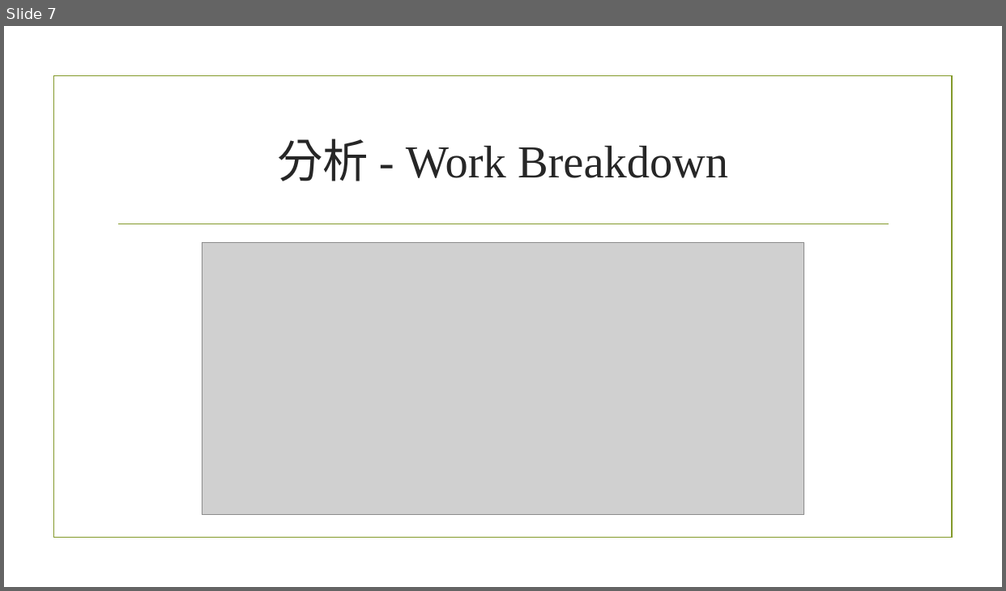
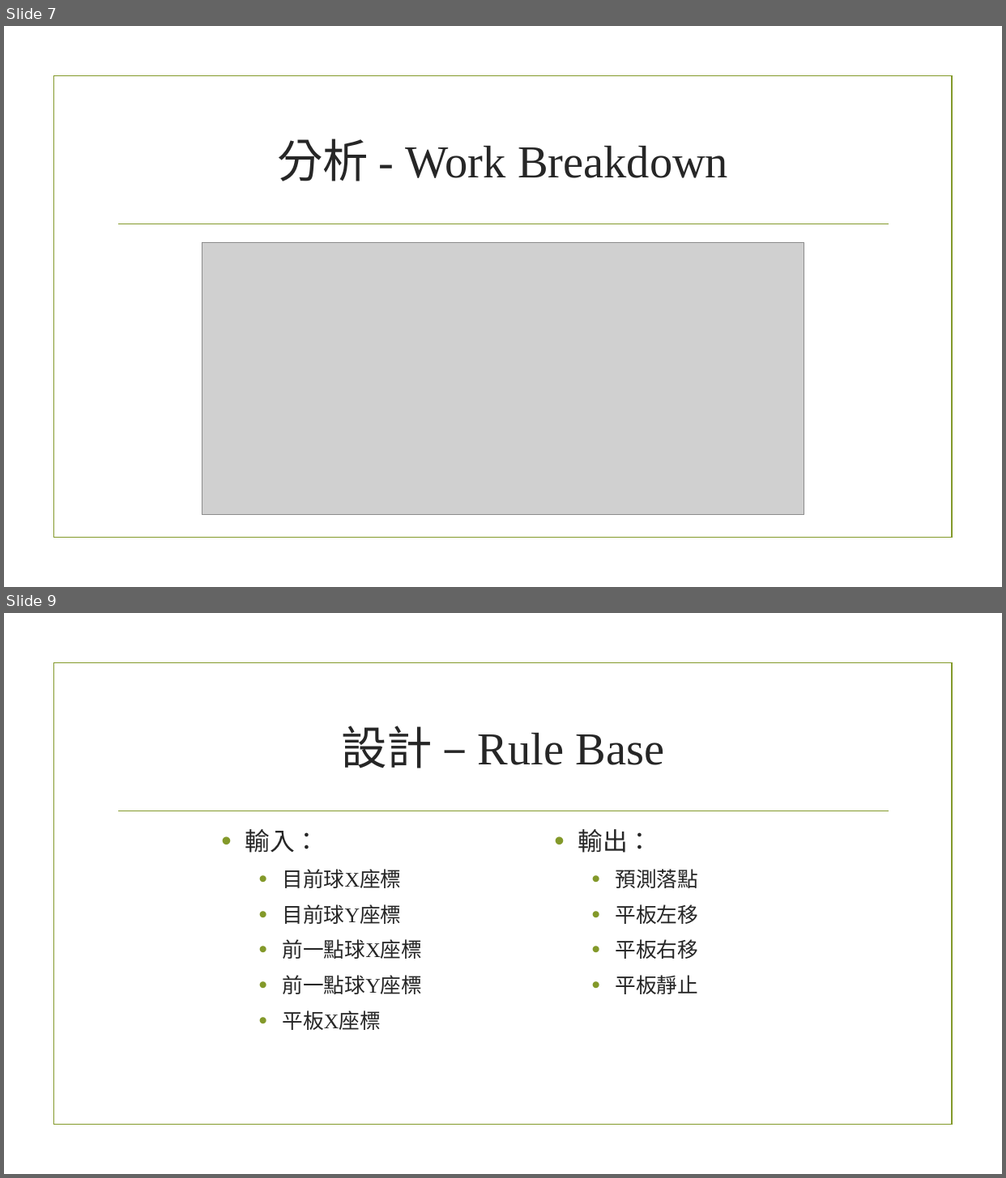
Before and after one commit to ErEcheLon/Mechine-Learning, a slide deck: Hw6/ML_PingPong.pptx. Shown one above the other, each under a label of ours: slide 7 before the commit, slides 7 and 9 after it; the slides between them are not shown. The pictures are 1006x591 and 1006x1178 pixels, drawn with LibreOffice and Linux fonts; fonts in the diff are those of the drawing; grey boxes stand for pictures; background and template pictures are left out. Boxes give left, top, right and bottom in pixels: in the first picture for what was removed or moved away, otherwise in the second. Text is boxed around its words. In the diff, an @@ line names an element or a change of style, - is before the commit and + after.

```diff
--- a/Hw6/ML_PingPong.pptx
+++ b/Hw6/ML_PingPong.pptx
@@ slide 9 added at (4,613,1002,1174), background picture (left out); not listed: 2 template elements that a slide beside it also shows @@
@@ title added at (341,726,665,769), 44 pt, text #262626 @@
+設計 – Rule Base
@@ text added at (245,829,423,1030), 20 pt, text #262626 @@
+• 輸入：
+  • 目前球X座標
+  • 目前球Y座標
+  • 前一點球X座標
+  • 前一點球Y座標
+  • 平板X座標
@@ text added at (577,829,699,995), 20 pt, text #262626 @@
+• 輸出：
+  • 預測落點
+  • 平板左移
+  • 平板右移
+  • 平板靜止
```
Also in this commit, not shown: 1 slide changed, 2 other slides added.
